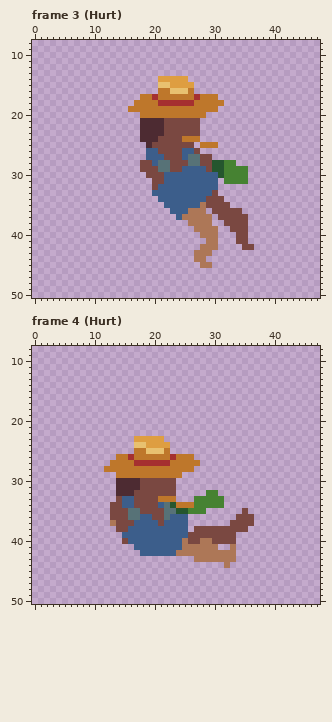
Pixel-art file -- MagaraJam5/Assets/Sprites/Npc/Farmer/N/NFarmer.aseprite. This is how it looked before the edit.
64x64 pixels, 34 frames. Shown: frame 3 (Hurt): x 0..47, y 8..50; frame 4 (Hurt): x 0..47, y 8..50. The commit also changed other frames, which this record leaves out.
Now the later version:
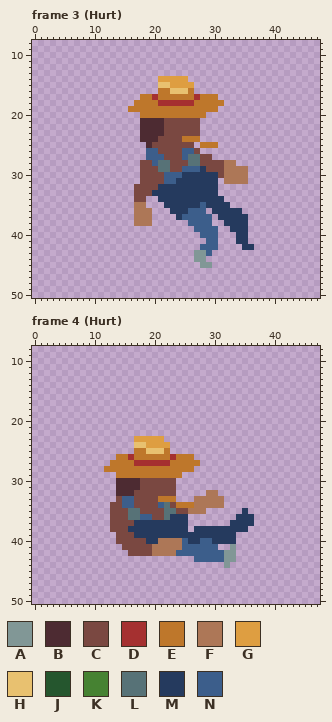
Palette (. is transparent): A #819796  B #4d2b32  C #7a4841  D #a53030  E #be772b  F #ad7757  G #de9e41  H #e8c170  J #25562e  K #468232  L #577277  M #253a5e  N #3c5e8b
Edits made:
layer "Layer 6" now shown
--- frame 3 (Hurt)
@@ x 15..38 @@
 27 ....NNNCCCNLLCC.........
-28 ...CCNLLCCCLLCCJJKK.....
-29 ...CCCLLCCNNNNCJJKKKK...
-30 ....CCCNNNNNNNNNJKKKK...
-31 .....CCNNNNNNNNN.KKKK...
-32 .....CNNNNNNNNNN........
-33 .....NNNNNNNNNNC........
-34 ......NNNNNNNNCCC.......
-35 .......NNNNNNFCCCC......
-36 ........NNNFFF.CCCCC....
-37 .........NFFFFF.CCCCC...
-38 ...........FFFF..CCCC...
-39 ............FFFF..CCC...
-40 .............FFF...CC...
-41 ..............FF...CC...
-42 .............FFF....CC..
-43 ............FFF.........
-44 ............FF..........
-45 .............FF.........
+28 ...CCNLLCCCLLCCCCFF.....
+29 ...CCCLLCCNNNMCCCFFFF...
+30 ...CCCCNNNMMMMMMCFFFF...
+31 ...CCCCNNMMMMMMM.FFFF...
+32 ..CCCCMMMMMMMMMM........
+33 ..CCCMMMMMMMMMMM........
+34 ..CC..MMMMMMMMMMM.......
+35 ..FF...MMMMMMNMMMM......
+36 ..FFF...MMMNNN.MMMMM....
+37 ..FFF....MNNNNN.MMMMM...
+38 ..FFF......NNNN..MMMM...
+39 ............NNNN..MMM...
+40 .............NNN...MM...
+41 ..............NN...MM...
+42 .............NNN....MM..
+43 ............AAN.........
+44 ............AA..........
+45 .............AA.........
 46 ........................
--- frame 4 (Hurt)
@@ x 11..38 @@
 31 ...BBBBCCCCCC...............
-32 ...BBBCCCCCCC.....KK........
-33 ...CNNCCCCEEE...KKKKK.......
-34 ..CCNNCCCCNLJEEEKKKKK.......
-35 ..CCCLLCCCCLLJJKKK......C...
-36 ..CCCLLNNCCLNNN........CCC..
-37 ..FCCCNNNNCNNNN.......CCCC..
-38 ...CCNNNNNNNNNN.CCCCCCCCC...
-39 ....NNNNNNNNNNNCCCCCCCC.....
-40 ....CNNNNNNNNNFCCFFCCCC.....
-41 ......NNNNNNNNFFFFFF..F.....
-42 .......NNNNNNFFFFFFFFFF.....
-43 ................FFFFFFF.....
-44 .....................F......
+32 ...BBBCCCCCCC.....FF........
+33 ...CNNCCCCEEE...FFFFF.......
+34 ..CCNNCCCCNLCEEEFFFFF.......
+35 ..CCCLLCCCCLLCCFFF......M...
+36 ..CCCLLNNCCLMMM........MMM..
+37 ..CCCCMMMMMMMMM.......MMMM..
+38 ..CCCMMMMMMMMMM.MMMMMMMMM...
+39 ...CCCMMMMMMMMMMMMMMMMM.....
+40 ...CCCCCMMFFFFNMMNNMMMM.....
+41 ....CCCCCFFFFFNNNNNN..A.....
+42 .....CCCCFFFFNNNNNNNNAA.....
+43 ................NNNNNAA.....
+44 .....................A......
 45 ............................
Where, in picture pixels (left, top, right, bottom), the same in both pictures:
changed: (134, 160, 254, 268)
changed: (110, 490, 254, 568)
